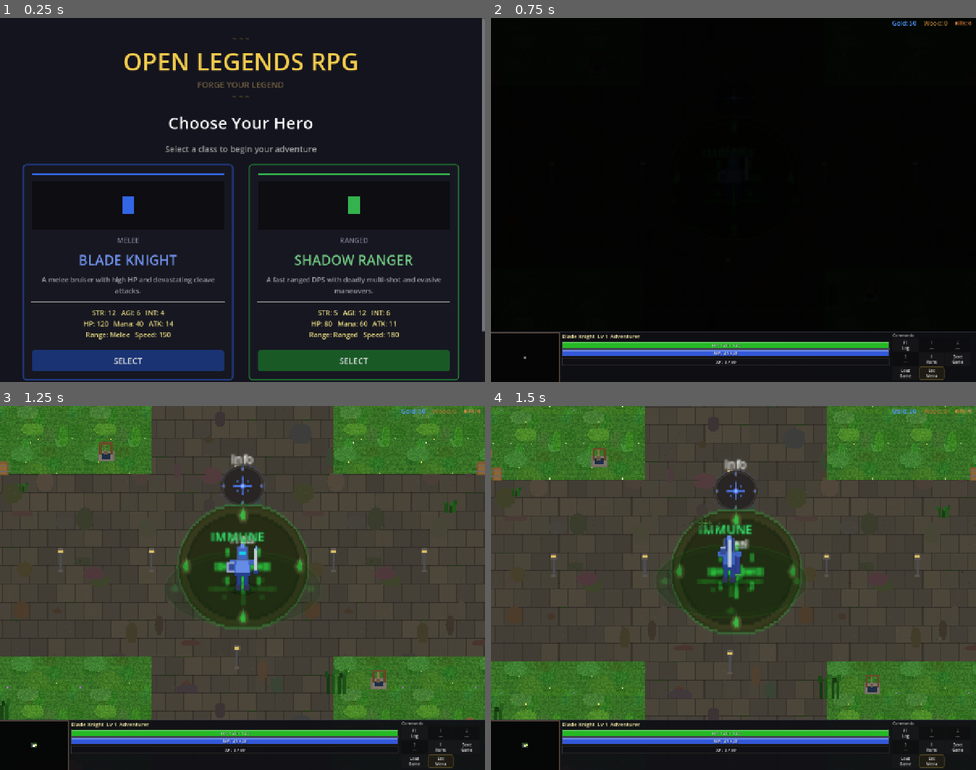
Above: before the commit, frames 1-4 (two rows, left to right).
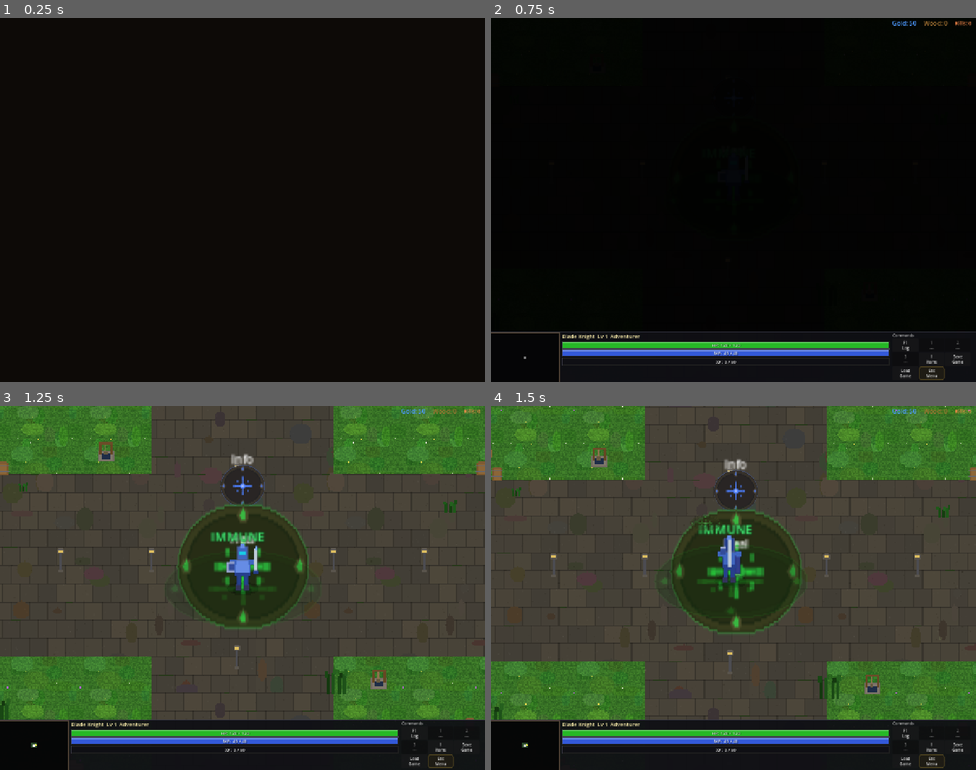
Above: after the commit, the same moments.

Repository: slxny/legends-open-rpg
Game: Godot game, scene res://scenes/main.tscn
Same seed, same stepped clock (60 frames per second), same inputs: the game is played once before the commit and once after it.
Inputs (mouse positions are in pixels of both pictures, inside the frame that each line leads up to):
- Up to frame 1 (0.25 s): no input
- Up to frame 2 (0.75 s): click (617, 360) at 0.5 s, where only the run before the commit has a clickable "SELECT"
- Up to frame 3 (1.25 s): no input
- Up to frame 4 (1.5 s): tap Enter at 1.25 s; drag from (524, 744) to (733, 566) at 1.27 s

The runs differ from the first frame. In frame 1, 44% of the frame differs, in the area x 4-100%, y 0-100%; in frame 2, nothing differs; in frame 3, nothing differs; in frame 4, nothing differs.

Commit message:
Custom boot screen with cinematic title fade-in (v0.65.6)
Co-Authored-By: Claude Opus 4.6 <noreply@anthropic.com>

Diff:
--- a/project.godot
+++ b/project.godot
@@ -17,6 +17,8 @@
 config/name="Legends Open RPG"
 run/main_scene="res://scenes/main.tscn"
 config/features=PackedStringArray("4.6", "GL Compatibility")
+boot_splash/bg_color=Color(0.05, 0.04, 0.03, 1)
+boot_splash/show_image=false
 config/icon="res://icon.svg"
 
 [autoload]
--- a/scenes/hero_select/hero_select.gd
+++ b/scenes/hero_select/hero_select.gd
@@ -14,6 +14,7 @@
 var _cards: Dictionary = {}
 var _changelog_dialog: CanvasLayer = null
 var _is_mobile: bool = false
+var _fade_overlay: ColorRect = null
 
 func _ready() -> void:
 	_detect_mobile()
@@ -24,6 +25,8 @@
 	_build_version_button()
 	# Re-layout on resize
 	get_viewport().size_changed.connect(_on_viewport_resized)
+	# Cinematic fade-in from boot splash dark background
+	_start_title_fade_in()
 
 func _detect_mobile() -> void:
 	var vp_size = get_viewport().get_visible_rect().size
@@ -425,6 +428,25 @@
 		add_child(_changelog_dialog)
 	_changelog_dialog.open()
 
+func _start_title_fade_in() -> void:
+	# Hide all content initially
+	scroll.modulate.a = 0.0
+
+	# Dark overlay matching boot_splash bg_color for seamless transition
+	_fade_overlay = ColorRect.new()
+	_fade_overlay.color = Color(0.05, 0.04, 0.03, 1.0)
+	_fade_overlay.set_anchors_preset(Control.PRESET_FULL_RECT)
+	_fade_overlay.mouse_filter = Control.MOUSE_FILTER_IGNORE
+	add_child(_fade_overlay)
+
+	# Phase 1: fade overlay out over 1.2s (reveals dark background)
+	var tween = create_tween()
+	tween.tween_interval(0.3)  # brief hold on dark
+	tween.tween_property(_fade_overlay, "color:a", 0.0, 1.2).set_ease(Tween.EASE_OUT).set_trans(Tween.TRANS_CUBIC)
+	# Phase 2: fade content in over 0.8s
+	tween.tween_property(scroll, "modulate:a", 1.0, 0.8).set_ease(Tween.EASE_OUT).set_trans(Tween.TRANS_CUBIC)
+	tween.tween_callback(_fade_overlay.queue_free)
+
 func _on_hero_selected(hero_key: String) -> void:
 	if _hero_selected:
 		return
--- a/scenes/ui/changelog_dialog.gd
+++ b/scenes/ui/changelog_dialog.gd
@@ -9,9 +9,19 @@
 var _is_visible: bool = false
 var _is_mobile: bool = false
 
-const GAME_VERSION := "v0.65.5"
+const GAME_VERSION := "v0.65.6"
 
 const CHANGELOG: Array[Dictionary] = [
+	{
+		"version": "v0.65.6",
+		"title": "Custom boot screen with cinematic title fade-in",
+		"date": "2026-02-24",
+		"entries": [
+			"Boot splash now shows a dark screen instead of the Godot logo",
+			"Title screen fades in cinematically from the dark boot background",
+			"Smooth overlay dissolve followed by content reveal for a branded launch experience",
+		]
+	},
 	{
 		"version": "v0.65.5",
 		"title": "Arrow Rain now reliably hits all nearby enemies",
